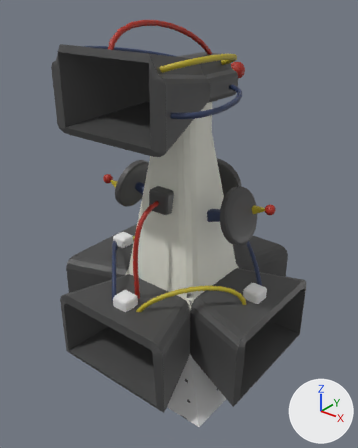
The FBX model Assets/Estructuras/Escupidora/Escupidora.fbx: old version first, new version second.
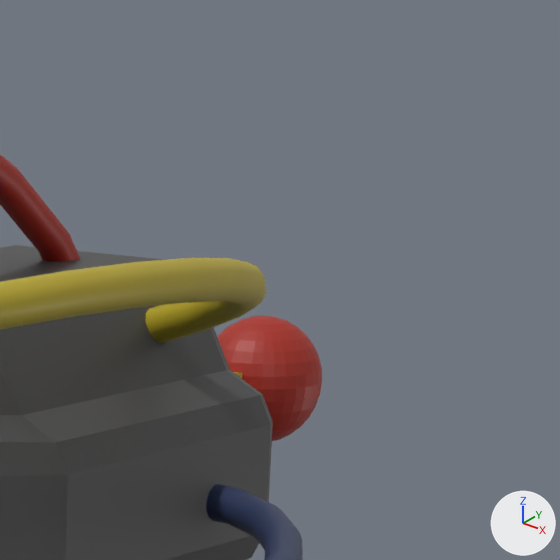
The first picture shows the older version from a 50 mm camera at (6.32, -8.05, 5.84) aimed at (0.06, -0.22, 0.99). The close-ups show the older and then the newer version on the part from 56% to 77% of the width and 4% to 21% of the height of that picture. Only the edits that show in the close-ups are written down. The axes (+X, +Y, +Z) are drawn at lower right. The lights are the same throughout. Where no turn or scale is listed for an object, it has been applied to the vertices.

Before the edit, the objects in view are built like this:
```python
me_cube_004 = bpy.data.meshes.new('Cube.004')
me_cube_004.from_pydata(...)  # 1382 vertices, 1344 faces; spans x -1.72..1.68, y -1.51..2.9, z -0.68..1.32
me_cube_004.materials.append(mat_material)  # picture img_cabeza_png
ob_cube_004 = bpy.data.objects.new('Cube.004', me_cube_004)
ob_cube_004.location = (0.0, -0.711, 3.94)
```
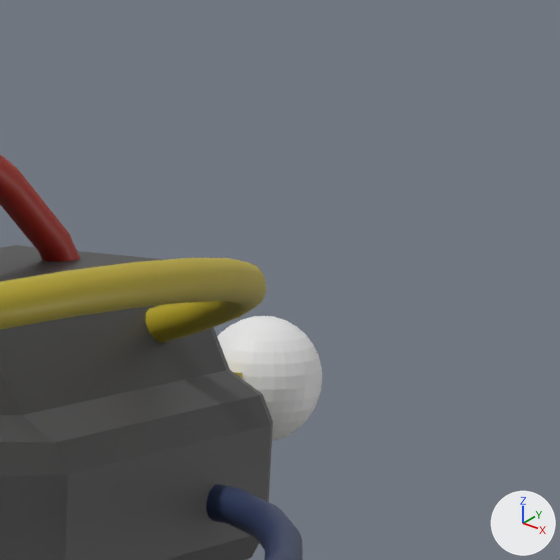
What differs and where, as boxes [x1, y1, x2, y2] in the close-ups (560 x 560 px):
```json
{"part": 1, "of": "me_cube_004", "change": "recoloured", "before": [217, 316, 322, 441], "after": [217, 316, 322, 441], "on screen": "red to white"}
```

Edits to the scene script, one JSON object a line:
```json
{"op": "add", "block": "mat_material_002", "code": ["mat_material_002 = principled_material('Material.002')", "mat_material_002.base_color = (0.8, 0.8, 0.8)  # white #e7e7e7"]}
{"block": "me_cube_004", "where": "me_cube_004.from_pydata(...)  # 1382 vertices, 1344 faces; spans x -1.72..1.68, y -1.51..2.9, z -0.68..1.32"}
{"block": "me_cube_004", "where": "# used by ob_cube_004; location = (0.0, -0.711, 3.94)"}
{"block": "me_cube_004", "change": "me_cube_004 part 1: 512 of the faces centred in x -0.21..0.17, y 2.52..2.89, z -0.09..0.29 switch from mat_material (picture img_cabeza_png) to mat_material_002 (white #e7e7e7)"}
```
